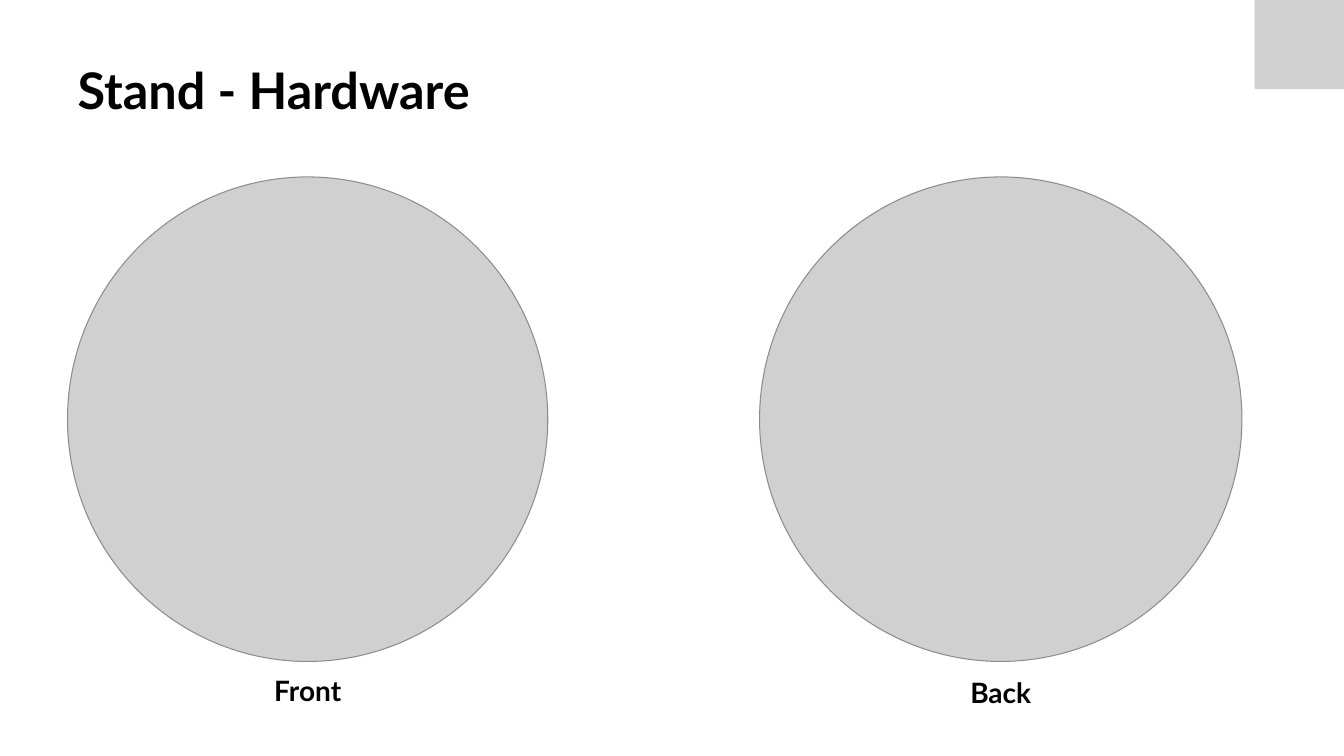
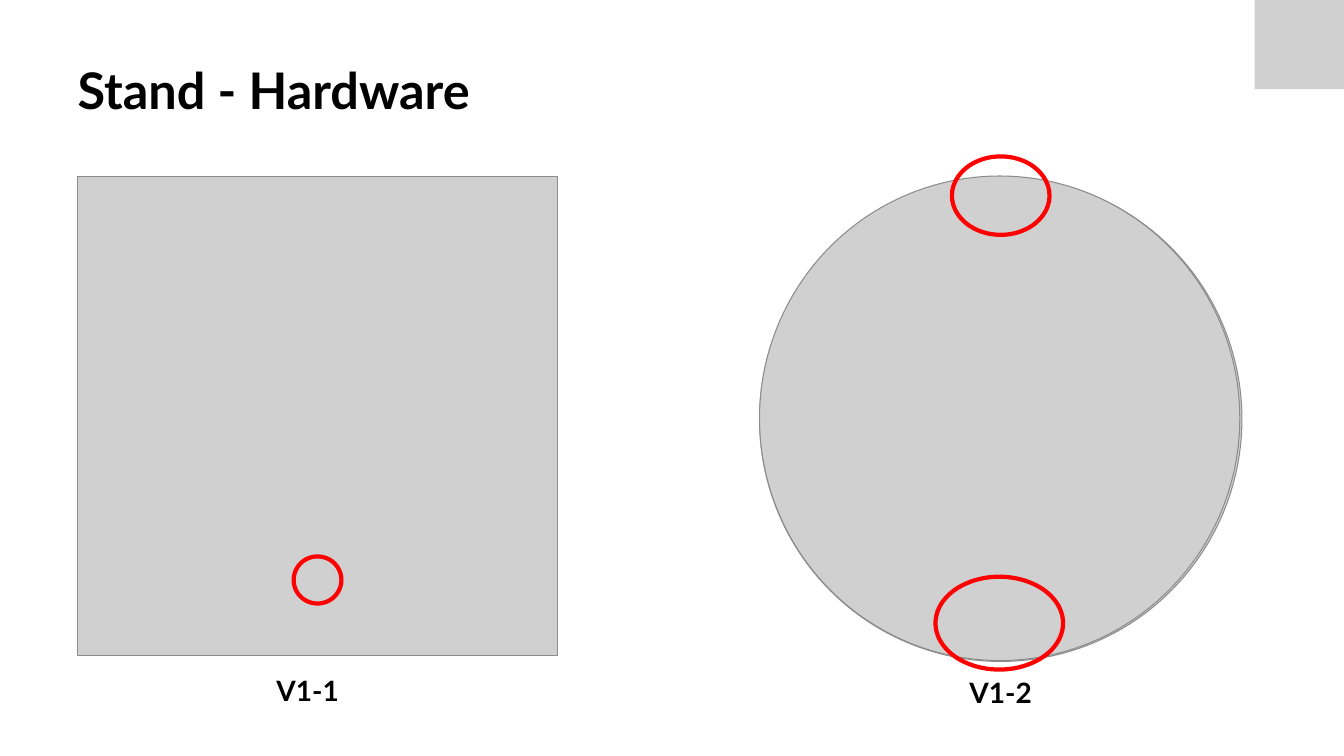
Before and after one commit to Froster2406/BAT2024, a slide deck: slide 10 of Dokumentation/Präsentation/BAT_Zwischenpraesentation.pptx. Drawn at 1344x756 pixels with LibreOffice and Linux fonts; fonts in the diff are those of the drawing; grey boxes stand for pictures. Boxes give left, top, right and bottom in pixels: in the first picture for what was removed or moved away, otherwise in the second. Text is boxed around its words. In the diff, an @@ line names an element or a change of style, - is before the commit and + after.

Commit message:
Doku stand: 20240415

```diff
--- a/Dokumentation/Präsentation/BAT_Zwischenpraesentation.pptx
+++ b/Dokumentation/Präsentation/BAT_Zwischenpraesentation.pptx
@@ picture added at box(78, 176, 558, 656) @@
@@ picture: place and size @@
-picture at box(68, 177, 547, 662)
+picture at box(760, 176, 1240, 661)
@@ ellipse added at box(952, 156, 1050, 235), outline #FF0000 3 pt @@
@@ ellipse added at box(293, 557, 341, 604), outline #FF0000 3 pt @@
@@ ellipse added at box(936, 577, 1064, 669), outline #FF0000 3 pt @@
@@ text at box(276, 680, 338, 701): text changed @@
-Front
+V1-1
@@ text at box(969, 682, 1031, 703): text changed @@
-Back
+V1-2
```
Also in this commit, not shown: 1 other slide changed, 1 slide added, 13 other files.
